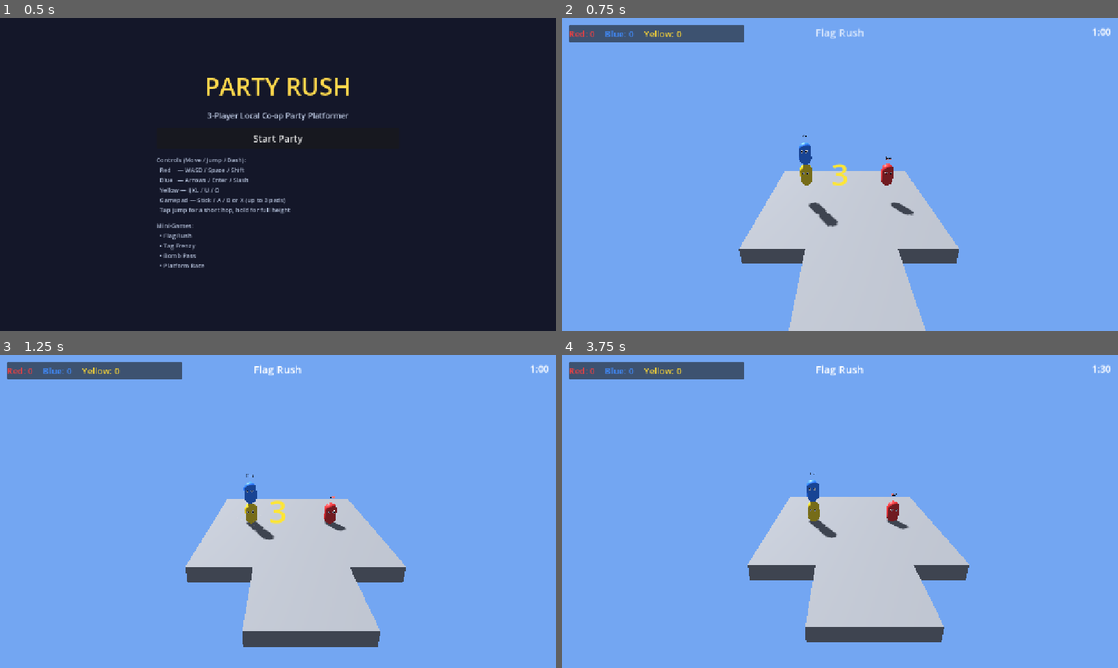
Above: before the commit, frames 1-4 (two rows, left to right).
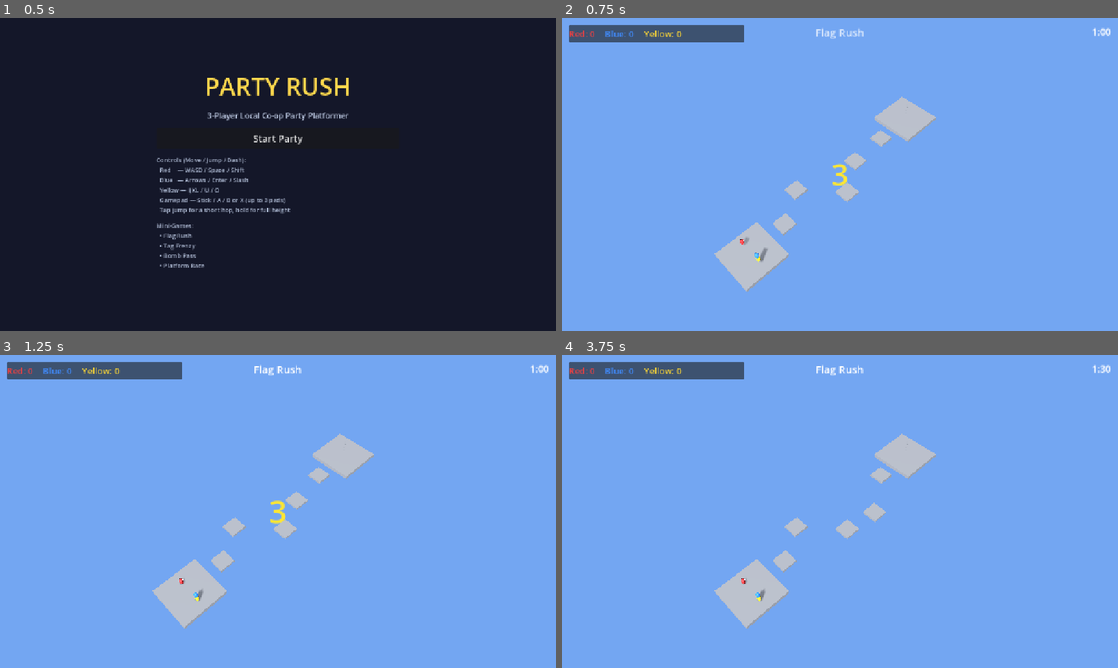
Above: after the commit, the same moments.

Repository: dexter30/Friendspartytime
Game: Godot game, scene res://scenes/main_menu.tscn
The game is run twice, just before and just after one commit, with the same random seed, the same clock (stepped at 60 frames per second) and the same inputs.
Inputs:
- Up to frame 1 (0.5 s): no input
- Up to frame 2 (0.75 s): click "Start Party" at 0.5 s
- Up to frame 3 (1.25 s): no input
- Up to frame 4 (3.75 s): tap Enter (ui_accept) at 1.25, 1.52, 2.27 s

Frame 1 is identical in both runs. In frame 2, 15% of the frame differs, in the area x 27-72%, y 25-100%; in frame 3, 15%; in frame 4, 15%.

Commit message:
Replace follow camera with fixed isometric ArenaCamera that frames the whole map
- ArenaCamera fits the map bounds at a constant pitch/yaw, re-fits on resize,
  eases between maps, optional orthographic mode; keeps trauma shake
- MinigameBase.get_map_bounds() computes bounds from level meshes incl.
  moving-platform travel; explicit override available
- MovingPlatform gets a class_name so bounds can include its travel

Co-authored-by: dexter30 <dexter30@users.noreply.github.com>

Diff:
--- a/party_rush/scenes/game.tscn
+++ b/party_rush/scenes/game.tscn
@@ -1,7 +1,7 @@
 [gd_scene load_steps=5 format=3 uid="uid://game001"]
 
 [ext_resource type="Script" path="res://scripts/game_manager.gd" id="1_game"]
-[ext_resource type="Script" path="res://scripts/camera/multiplayer_camera.gd" id="2_camera"]
+[ext_resource type="Script" path="res://scripts/camera/arena_camera.gd" id="2_camera"]
 [ext_resource type="Script" path="res://scripts/ui/hud.gd" id="3_hud"]
 
 [sub_resource type="Environment" id="Environment_main"]
@@ -23,8 +23,8 @@
 
 [node name="MinigameContainer" type="Node3D" parent="."]
 
-[node name="MultiplayerCamera" type="Camera3D" parent="."]
-transform = Transform3D(1, 0, 0, 0, 0.866025, 0.5, 0, -0.5, 0.866025, 0, 10, 14)
+[node name="ArenaCamera" type="Camera3D" parent="."]
+transform = Transform3D(0.707107, -0.557, 0.435, 0, 0.616, 0.788, -0.707107, -0.557, 0.435, 20, 30, 20)
 script = ExtResource("2_camera")
 
 [node name="HUD" type="CanvasLayer" parent="."]
--- /dev/null
+++ b/party_rush/scripts/camera/arena_camera.gd
@@ -0,0 +1,98 @@
+class_name ArenaCamera
+extends Camera3D
+
+## Fixed isometric-style camera. Frames the whole minigame map from a constant
+## pitch/yaw so every player is always on screen; recomputes on viewport resize.
+
+@export var pitch_degrees: float = 52.0
+@export var yaw_degrees: float = 45.0
+## Extra room around the map bounds (1.0 = exact fit).
+@export var margin: float = 1.08
+@export var use_orthographic: bool = false
+@export var transition_time: float = 0.7
+@export var shake_strength: float = 0.35
+
+var _bounds: AABB = AABB()
+var _has_bounds: bool = false
+var _trauma: float = 0.0
+var _transition: Tween
+
+
+func _ready() -> void:
+	current = true
+	fov = 45.0
+	get_viewport().size_changed.connect(_reframe.bind(false))
+
+
+## Position the camera so the given world-space bounds fill the view.
+func frame_bounds(bounds: AABB, animate: bool = true) -> void:
+	_bounds = bounds
+	_has_bounds = true
+	_reframe(animate)
+
+
+## Adds screen shake; stacks up to 1.0 and decays over time.
+func add_trauma(amount: float) -> void:
+	_trauma = clampf(_trauma + amount, 0.0, 1.0)
+
+
+func _reframe(animate: bool) -> void:
+	if not _has_bounds:
+		return
+
+	var basis := Basis.from_euler(Vector3(deg_to_rad(-pitch_degrees), deg_to_rad(yaw_degrees), 0.0))
+	var inverse := basis.inverse()
+	var center := _bounds.get_center()
+
+	var viewport_size := get_viewport().get_visible_rect().size
+	var aspect := viewport_size.x / maxf(viewport_size.y, 1.0)
+	var half_v := deg_to_rad(fov) * 0.5
+	var half_h := atan(tan(half_v) * aspect)
+
+	var max_x := 0.0
+	var max_y := 0.0
+	var max_z := -INF
+	var required_distance := 0.0
+	for i in range(8):
+		var local := inverse * (_bounds.get_endpoint(i) - center)
+		max_x = maxf(max_x, absf(local.x))
+		max_y = maxf(max_y, absf(local.y))
+		max_z = maxf(max_z, local.z)
+		# Distance along the view axis needed for this corner to sit inside both frustum planes.
+		required_distance = maxf(required_distance, local.z + absf(local.x) / tan(half_h))
+		required_distance = maxf(required_distance, local.z + absf(local.y) / tan(half_v))
+
+	var distance: float
+	if use_orthographic:
+		projection = PROJECTION_ORTHOGONAL
+		size = maxf(max_y * 2.0, max_x * 2.0 / aspect) * margin
+		distance = max_z + 40.0
+	else:
+		projection = PROJECTION_PERSPECTIVE
+		distance = required_distance * margin
+
+	var target := Transform3D(basis, center + basis.z * distance)
+
+	if _transition:
+		_transition.kill()
+	if animate and is_inside_tree():
+		var from := global_transform
+		_transition = create_tween().set_trans(Tween.TRANS_CUBIC).set_ease(Tween.EASE_IN_OUT)
+		_transition.tween_method(
+			func(t: float) -> void: global_transform = from.interpolate_with(target, t),
+			0.0, 1.0, transition_time
+		)
+	else:
+		global_transform = target
+
+
+func _process(delta: float) -> void:
+	if _trauma <= 0.0:
+		h_offset = 0.0
+		v_offset = 0.0
+		return
+	_trauma = maxf(_trauma - delta * 1.8, 0.0)
+	var shake := _trauma * _trauma * shake_strength
+	var t := Time.get_ticks_msec() * 0.001
+	h_offset = sin(t * 47.0) * shake
+	v_offset = cos(t * 53.0) * shake
--- a/party_rush/scripts/camera/multiplayer_camera.gd
+++ /dev/null
@@ -1,114 +0,0 @@
-class_name MultiplayerCamera
-extends Camera3D
-
-## Lego-style third-person camera: follows the midpoint of all players,
-## pulls back when they spread apart, and orbits slightly behind their average heading.
-
-@export var base_distance: float = 14.0
-@export var min_distance: float = 10.0
-@export var max_distance: float = 26.0
-@export var base_height: float = 7.0
-@export var look_ahead: float = 3.0
-@export var follow_speed: float = 5.0
-@export var rotation_speed: float = 3.0
-@export var spread_multiplier: float = 0.85
-@export var shake_strength: float = 0.35
-
-var _target_players: Array[Node3D] = []
-var _smoothed_center: Vector3 = Vector3.ZERO
-var _smoothed_distance: float = base_distance
-var _current_yaw: float = 0.0
-var _initialized: bool = false
-var _trauma: float = 0.0
-
-
-func _ready() -> void:
-	fov = 65.0
-	current = true
-
-
-func set_targets(players: Array) -> void:
-	_target_players.clear()
-	for p in players:
-		if p is Node3D:
-			_target_players.append(p)
-	_initialized = false
-
-
-## Adds screen shake; stacks up to 1.0 and decays over time.
-func add_trauma(amount: float) -> void:
-	_trauma = clampf(_trauma + amount, 0.0, 1.0)
-
-
-func _physics_process(delta: float) -> void:
-	var active_players: Array[Node3D] = []
-	for p in _target_players:
-		if is_instance_valid(p) and p.visible:
-			active_players.append(p)
-
-	if active_players.is_empty():
-		return
-
-	var center := Vector3.ZERO
-	var avg_forward := Vector3.ZERO
-	for p in active_players:
-		center += p.global_position
-		var forward := -p.global_transform.basis.z
-		forward.y = 0.0
-		if forward.length() > 0.01:
-			avg_forward += forward.normalized()
-
-	center /= float(active_players.size())
-
-	if avg_forward.length() < 0.01:
-		avg_forward = Vector3(0.0, 0.0, -1.0)
-	else:
-		avg_forward = avg_forward.normalized()
-
-	var max_spread := 0.0
-	for p in active_players:
-		var dist := p.global_position.distance_to(center)
-		max_spread = maxf(max_spread, dist)
-
-	var target_distance := clampf(
-		base_distance + max_spread * spread_multiplier,
-		min_distance,
-		max_distance
-	)
-
-	var target_yaw := atan2(avg_forward.x, avg_forward.z)
-
-	if not _initialized:
-		_initialized = true
-		_smoothed_center = center
-		_smoothed_distance = target_distance
-		_current_yaw = target_yaw
-	else:
-		_smoothed_center = _smoothed_center.lerp(center, follow_speed * delta)
-		_smoothed_distance = lerpf(_smoothed_distance, target_distance, follow_speed * delta)
-		_current_yaw = lerp_angle(_current_yaw, target_yaw, rotation_speed * delta)
-
-	var offset := Vector3(
-		sin(_current_yaw) * _smoothed_distance,
-		base_height,
-		cos(_current_yaw) * _smoothed_distance
-	)
-
-	var look_target := _smoothed_center + avg_forward * look_ahead
-	look_target.y += 1.5
-
-	global_position = _smoothed_center + offset
-	look_at(look_target, Vector3.UP)
-	_apply_shake(delta)
-
-
-func _apply_shake(delta: float) -> void:
-	if _trauma <= 0.0:
-		h_offset = 0.0
-		v_offset = 0.0
-		return
-	_trauma = maxf(_trauma - delta * 1.8, 0.0)
-	var shake := _trauma * _trauma * shake_strength
-	var t := Time.get_ticks_msec() * 0.001
-	h_offset = sin(t * 47.0) * shake
-	v_offset = cos(t * 53.0) * shake
--- a/party_rush/scripts/game_manager.gd
+++ b/party_rush/scripts/game_manager.gd
@@ -1,7 +1,7 @@
 extends Node3D
 
 @onready var _player_scene: PackedScene = preload("res://scenes/player/player.tscn")
-@onready var _camera: MultiplayerCamera = $MultiplayerCamera
+@onready var _camera: ArenaCamera = $ArenaCamera
 @onready var _hud: CanvasLayer = $HUD
 @onready var _minigame_container: Node3D = $MinigameContainer
 @onready var _countdown_label: Label = $HUD/CountdownLabel
@@ -46,7 +46,7 @@
 	_current_minigame.minigame_finished.connect(_on_minigame_finished)
 
 	_current_minigame.setup_round(_players)
-	_camera.set_targets(_current_minigame.get_camera_targets())
+	_camera.frame_bounds(_current_minigame.get_map_bounds(), GameState.rounds_played > 0)
 
 	var minigame_name := GameState.MINIGAME_NAMES[(GameState.current_minigame_index - 1 + GameState.MINIGAME_NAMES.size()) % GameState.MINIGAME_NAMES.size()]
 	_set_status(minigame_name)
--- a/party_rush/scripts/minigames/bomb_pass.gd
+++ b/party_rush/scripts/minigames/bomb_pass.gd
@@ -14,6 +14,7 @@
 
 
 func _ready() -> void:
+	super()
 	round_duration = 60.0
 	_bomb_visual.visible = false
 	var mat := StandardMaterial3D.new()
@@ -36,6 +37,7 @@
 
 
 func _physics_process(delta: float) -> void:
+	super(delta)
 	if not is_running or is_finished or _bomb_holder == null:
 		return
 
@@ -111,8 +113,8 @@
 
 func _play_explosion() -> void:
 	var camera := get_viewport().get_camera_3d()
-	if camera is MultiplayerCamera:
-		(camera as MultiplayerCamera).add_trauma(0.8)
+	if camera is ArenaCamera:
+		(camera as ArenaCamera).add_trauma(0.8)
 	var tween := _bomb_visual.create_tween().set_parallel(true)
 	tween.tween_property(_bomb_visual, "scale", Vector3.ONE * 8.0, 0.35) \
 		.set_trans(Tween.TRANS_CUBIC).set_ease(Tween.EASE_OUT)
--- a/party_rush/scripts/minigames/flag_rush.gd
+++ b/party_rush/scripts/minigames/flag_rush.gd
@@ -9,6 +9,7 @@
 
 
 func _ready() -> void:
+	super()
 	round_duration = 90.0
 	_flag_area.body_entered.connect(_on_flag_entered)
 	_animate_flag()
--- a/party_rush/scripts/minigames/minigame_base.gd
+++ b/party_rush/scripts/minigames/minigame_base.gd
@@ -5,17 +5,30 @@
 
 @export var countdown_seconds: float = 3.0
 @export var round_duration: float = 60.0
+## Players below this height are considered fallen and get respawned.
+@export var fall_y: float = -6.0
+## How high above the spawn point a fallen player is dropped back in.
+@export var respawn_drop_height: float = 5.0
+## Optional explicit camera bounds; when empty, bounds are computed from level meshes.
+@export var bounds_override: AABB = AABB()
 
 var players: Array[PlayerController] = []
 var is_running: bool = false
 var is_finished: bool = false
 
 @onready var _spawn_points: Node3D = $SpawnPoints
-@onready var _hud_message: String = ""
 
 
 func _ready() -> void:
 	add_to_group("minigame")
+
+
+func _physics_process(_delta: float) -> void:
+	if is_finished:
+		return
+	for player in players:
+		if player.global_position.y < fall_y:
+			respawn_player(player)
 
 
 func setup_round(spawned_players: Array[PlayerController]) -> void:
@@ -59,13 +72,38 @@
 	pass
 
 
+## Drops the player back in above their spawn point with a flashing effect.
 func respawn_player(player: PlayerController) -> void:
 	if is_finished:
 		return
-	player.global_position = _get_spawn_position(player.player_index)
-	player.velocity = Vector3.ZERO
-	player.reset_state()
+	var spawn := _get_spawn_position(player.player_index) + Vector3(0.0, respawn_drop_height, 0.0)
+	player.respawn_at(spawn)
 
 
-func get_camera_targets() -> Array:
-	return players
+## World-space box enclosing every visible mesh in the level (plus moving-platform travel),
+## padded so jumping players stay in frame.
+func get_map_bounds() -> AABB:
+	if bounds_override.size.length_squared() > 0.0:
+		return bounds_override
+
+	var result := AABB()
+	var found := false
+	for node in find_children("*", "VisualInstance3D", true, false):
+		var visual := node as VisualInstance3D
+		if not visual.is_visible_in_tree():
+			continue
+		var world_aabb: AABB = visual.global_transform * visual.get_aabb()
+		result = world_aabb if not found else result.merge(world_aabb)
+		found = true
+		var mover := visual.get_parent() as MovingPlatform
+		if mover:
+			var travelled := world_aabb
+			travelled.position += mover.move_offset
+			result = result.merge(travelled)
+
+	if not found:
+		result = AABB(Vector3(-15.0, -1.0, -15.0), Vector3(30.0, 8.0, 30.0))
+
+	result = result.grow(1.5)
+	result.size.y += 3.0
+	return result
--- a/party_rush/scripts/minigames/platform_race.gd
+++ b/party_rush/scripts/minigames/platform_race.gd
@@ -8,6 +8,7 @@
 
 
 func _ready() -> void:
+	super()
 	round_duration = 120.0
 	_finish_area.body_entered.connect(_on_finish_entered)
 
--- a/party_rush/scripts/world/moving_platform.gd
+++ b/party_rush/scripts/world/moving_platform.gd
@@ -1,3 +1,4 @@
+class_name MovingPlatform
 extends AnimatableBody3D
 
 @export var move_offset: Vector3 = Vector3(6.0, 0.0, 0.0)
Not shown, added: party_rush/scripts/camera/arena_camera.gd.uid
Not shown, removed: party_rush/scripts/camera/multiplayer_camera.gd.uid
